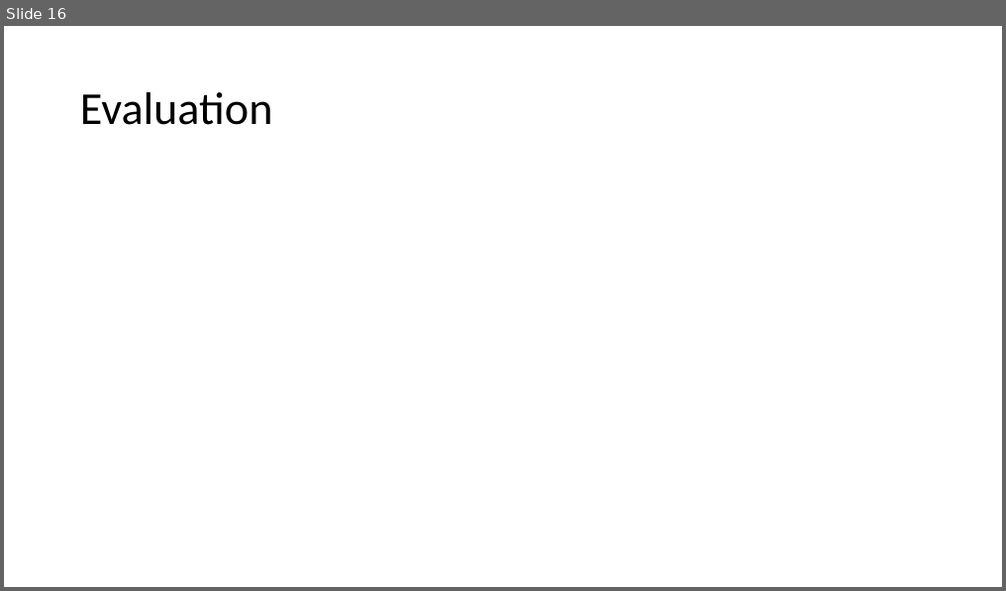
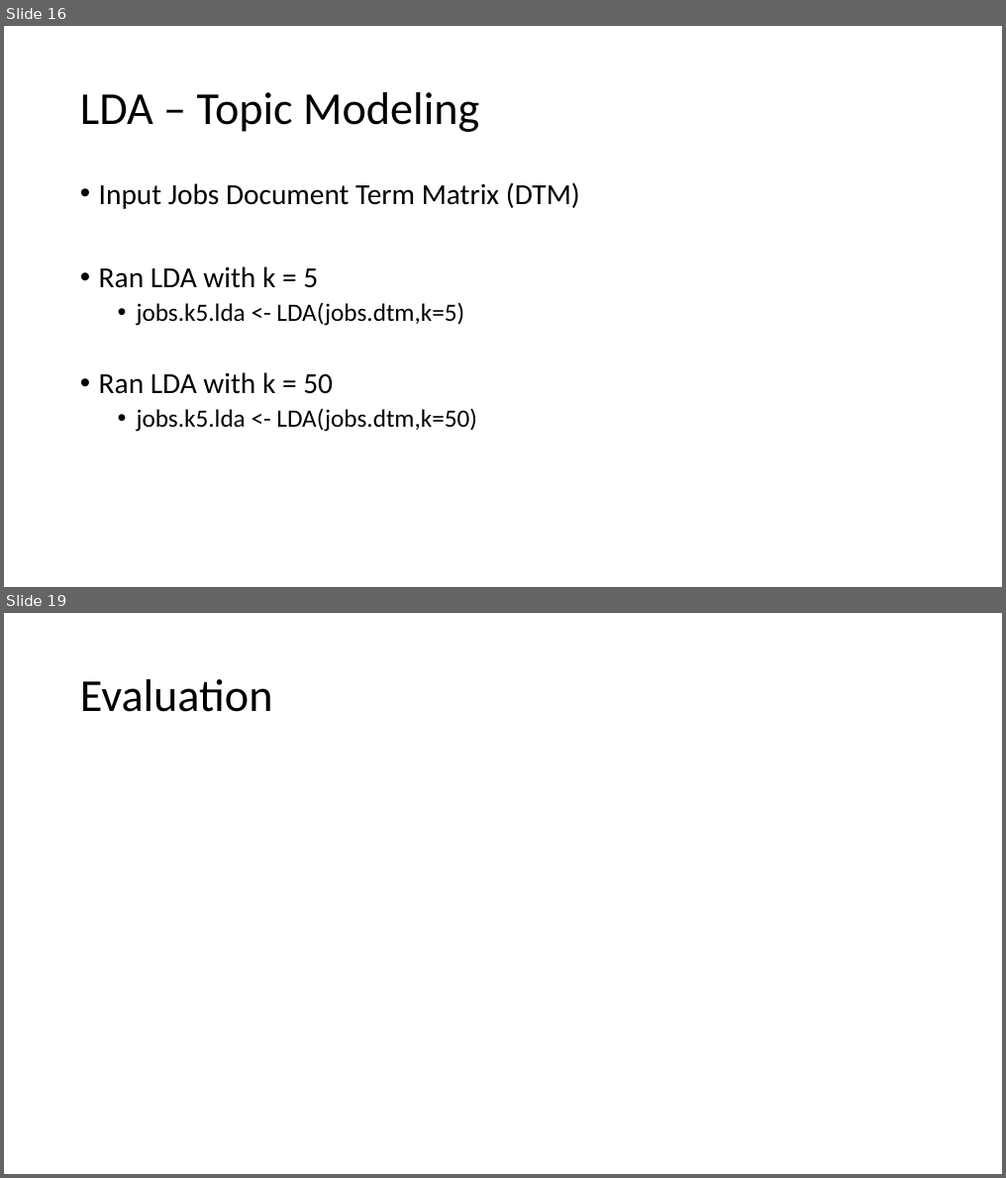
Before and after one commit to adam-sampson/Job_Desc_Text_Analytics, a slide deck: Jobs Analysis.pptx. Shown one above the other, each under a label of ours: slide 16 before the commit, slides 16 and 19 after it; the slides between them are not shown. The pictures are 1006x591 and 1006x1178 pixels, drawn with LibreOffice and Linux fonts; fonts in the diff are those of the drawing. Boxes give left, top, right and bottom in pixels: in the first picture for what was removed or moved away, otherwise in the second. Text is boxed around its words. In the diff, an @@ line names an element or a change of style, - is before the commit and + after.

```diff
--- a/Jobs Analysis.pptx
+++ b/Jobs Analysis.pptx
@@ slide 16 added at <box>4,26,1002,587</box>, background #FFFFFF @@
@@ title added at <box>80,92,479,132</box>, 44 pt, text #000000 @@
+LDA – Topic Modeling
@@ text added at <box>99,182,580,432</box>, 24 pt, text #000000 @@
+• Input Jobs Document Term Matrix (DTM)
+• Ran LDA with k = 5
+  • jobs.k5.lda <- LDA(jobs.dtm,k=5)
+• Ran LDA with k = 50
+  • jobs.k5.lda <- LDA(jobs.dtm,k=50)
@@ what was slide 16 is now slide 19 @@
```
Also in this commit, not shown: 2 other slides added.
